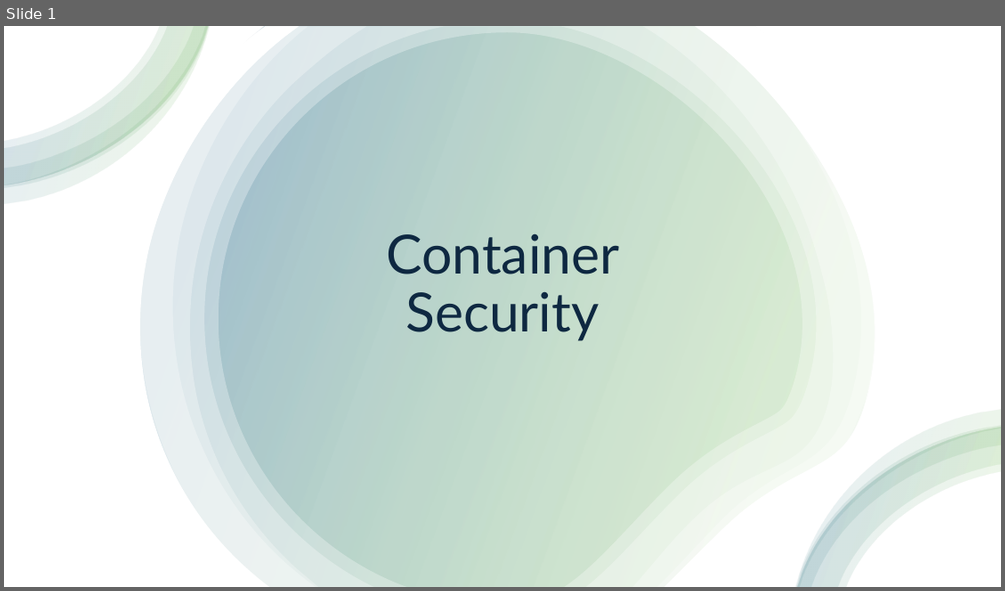
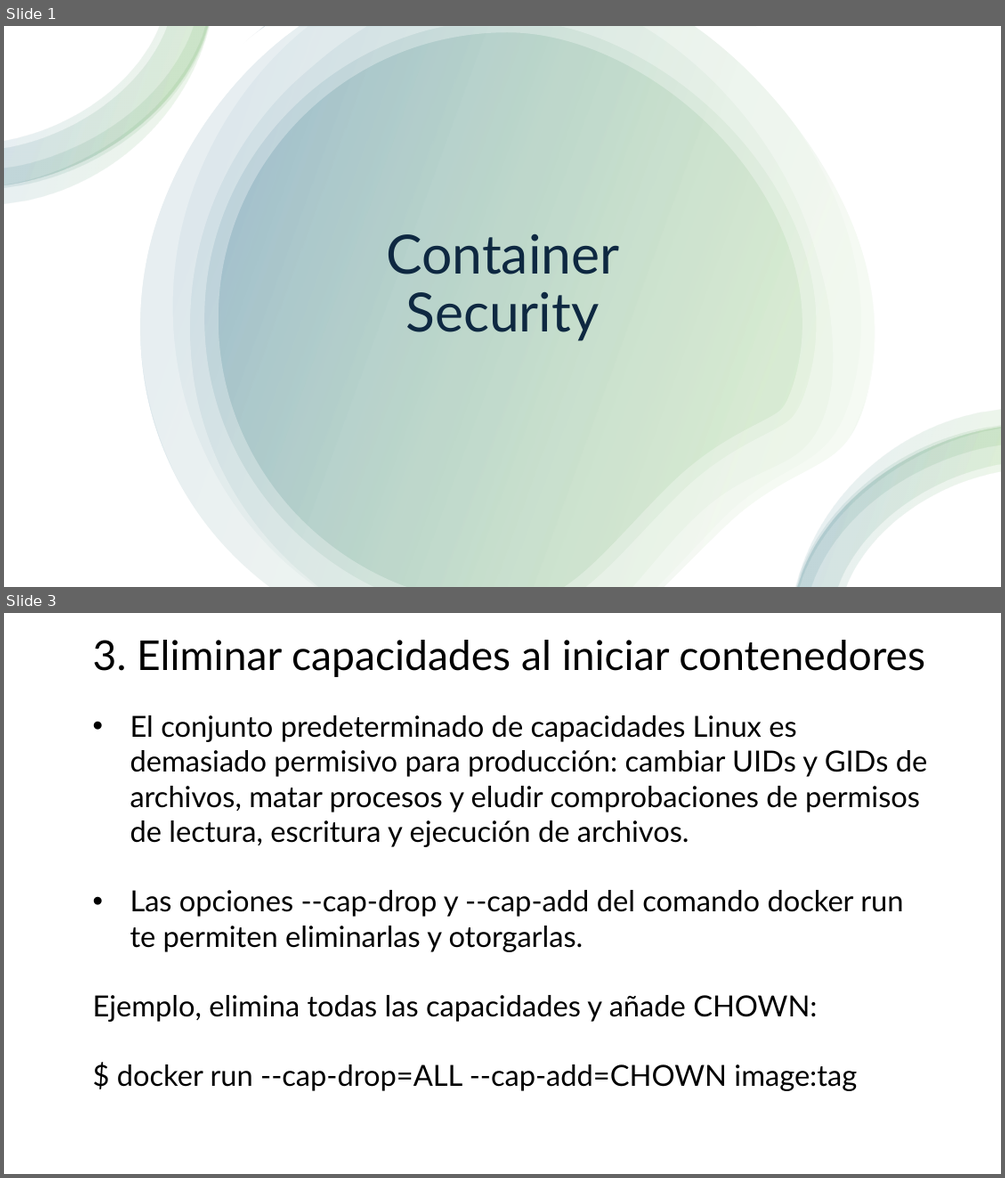
Before and after one commit to jpaniorte/docker25, a slide deck: ppt/6_container_security.pptx. Shown one above the other, each under a label of ours: slide 1 before the commit, slides 1 and 3 after it; the slides between them are not shown. The pictures are 1005x591 and 1005x1178 pixels, drawn with LibreOffice and Linux fonts; fonts in the diff are those of the drawing. Boxes give left, top, right and bottom in pixels: in the first picture for what was removed or moved away, otherwise in the second. Text is boxed around its words. In the diff, an @@ line names an element or a change of style, - is before the commit and + after.

```diff
--- a/ppt/6_container_security.pptx
+++ b/ppt/6_container_security.pptx
@@ slide 3 added at box(4, 613, 1001, 1174), background #FFFFFF @@
@@ title added at box(93, 640, 925, 677), 39.6 pt, text #000000 @@
+3. Eliminar capacidades al iniciar contenedores
@@ text added at box(93, 715, 928, 1091), 28 pt, text #000000 @@
+• El conjunto predeterminado de capacidades Linux es demasiado permisivo para producción: cambiar UIDs y GIDs de archivos, matar procesos y eludir comprobaciones de permisos de lectura, escritura y ejecución de archivos.
+• Las opciones --cap-drop y --cap-add del comando docker run te permiten eliminarlas y otorgarlas.
+Ejemplo, elimina todas las capacidades y añade CHOWN:
+$ docker run --cap-drop=ALL --cap-add=CHOWN image:tag
```
Also in this commit, not shown: 1 slide changed, 5 other slides added, 5 slides removed, 2 other files.
